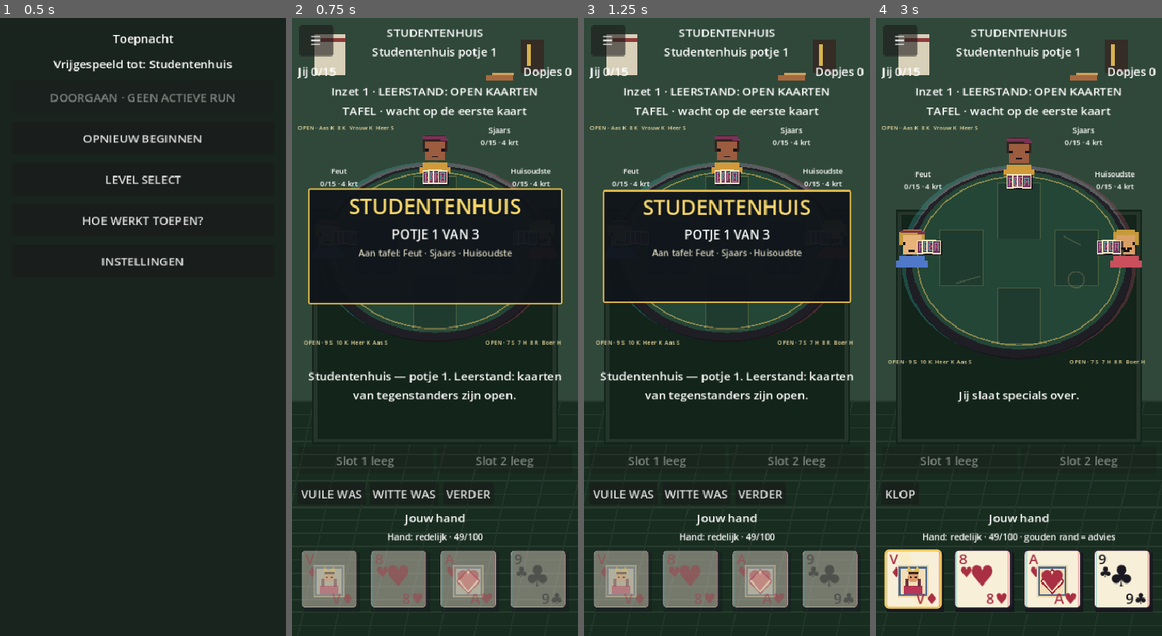
Above: before the commit, frames 1-4 (left to right).
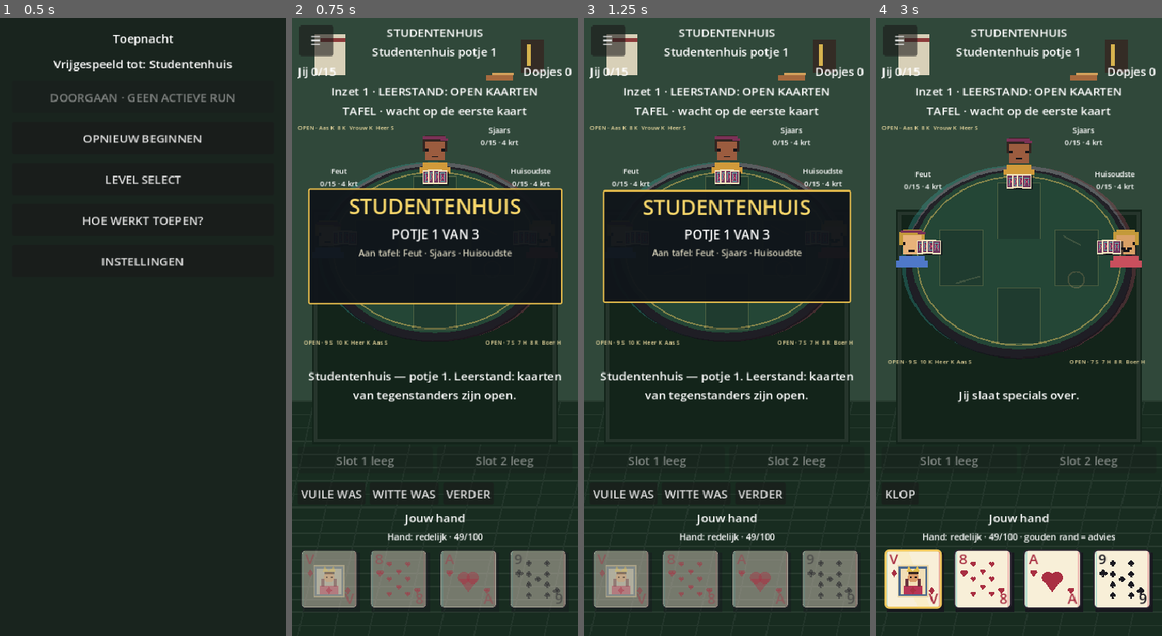
Above: after the commit, the same moments.

Repository: arnaudhfst33/toepnacht
Game: Godot game, scene res://scenes/menu.tscn
Same seed, same stepped clock (60 frames per second), same inputs: the game is played once before the commit and once after it.
Inputs:
- Up to frame 1 (0.5 s): no input
- Up to frame 2 (0.75 s): click "OPNIEUW BEGINNEN" at 0.5 s
- Up to frame 3 (1.25 s): no input
- Up to frame 4 (3 s): click "VUILE WAS" at 1.25 s; click "WITTE WAS" at 2 s; click "VERDER" at 2.75 s

Frame 1 is identical in both runs. In frame 2, 1.2% of the frame differs, in the area x 5-95%, y 87-95%; in frame 3, 1.2%; in frame 4, 1.4%.

Commit message:
Redraw card suits for mobile clarity

Diff:
--- a/scripts/ui/playing_card_face.gd
+++ b/scripts/ui/playing_card_face.gd
@@ -54,23 +54,22 @@
 	var ink := Color("a92f42") if _is_red() else Color("1a1921")
 	var font := get_theme_default_font()
 	var short_rank := _short_rank()
-	var suit := _suit_symbol()
 	var corner_size := clampi(int(size.x * 0.23), 13, 20)
-	var center_size := clampi(int(size.x * 0.5), 25, 40)
 	draw_string(font, face_rect.position + Vector2(7, 20), short_rank, HORIZONTAL_ALIGNMENT_LEFT, -1, corner_size, ink)
-	draw_string(font, face_rect.position + Vector2(8, 38), suit, HORIZONTAL_ALIGNMENT_LEFT, -1, corner_size, ink)
+	_draw_suit_icon(face_rect.position + Vector2(14, 32), clampf(face_rect.size.x * 0.07, 4.0, 6.0), ink)
 	if uses_picture_art():
-		_draw_picture_art(face_rect, ink, font, suit, center_size)
+		_draw_picture_art(face_rect, ink)
 	else:
-		draw_string(font, Vector2(face_rect.position.x, face_rect.position.y + face_rect.size.y * 0.62), suit, HORIZONTAL_ALIGNMENT_CENTER, face_rect.size.x, center_size, ink)
-	draw_string(font, Vector2(face_rect.position.x + 5, face_rect.end.y - 7), short_rank + suit, HORIZONTAL_ALIGNMENT_RIGHT, face_rect.size.x - 10, corner_size, ink)
+		_draw_pip_layout(face_rect, ink)
+	draw_string(font, Vector2(face_rect.position.x + 5, face_rect.end.y - 7), short_rank, HORIZONTAL_ALIGNMENT_RIGHT, face_rect.size.x - 10, corner_size, ink)
+	_draw_suit_icon(face_rect.end - Vector2(14, 25), clampf(face_rect.size.x * 0.065, 3.5, 5.5), ink)
 
 
 func uses_picture_art() -> bool:
-	return card != null and card.is_picture()
-
-
-func _draw_picture_art(face_rect: Rect2, ink: Color, font: Font, suit: String, suit_size: int) -> void:
+	return card != null and card.rank in [Card.Rank.JACK, Card.Rank.QUEEN, Card.Rank.KING]
+
+
+func _draw_picture_art(face_rect: Rect2, ink: Color) -> void:
 	var center := face_rect.get_center() + Vector2(0, 3)
 	var art_width := minf(face_rect.size.x * 0.58, 42.0)
 	var art_height := minf(face_rect.size.y * 0.54, 52.0)
@@ -78,18 +77,6 @@
 	draw_rect(art, Color("ead7aa"))
 	draw_rect(art.grow(-2), Color("4d6b8f"))
 	draw_rect(art.grow(-4), Color("f2dfb7"))
-
-	if card.rank == Card.Rank.ACE:
-		var diamond := PackedVector2Array([
-			center + Vector2(0, -art_height * 0.38),
-			center + Vector2(art_width * 0.36, 0),
-			center + Vector2(0, art_height * 0.38),
-			center + Vector2(-art_width * 0.36, 0),
-		])
-		draw_colored_polygon(diamond, Color("fff0c9"))
-		draw_polyline(PackedVector2Array([diamond[0], diamond[1], diamond[2], diamond[3], diamond[0]]), ink, 2.0)
-		draw_string(font, Vector2(art.position.x, center.y + suit_size * 0.32), suit, HORIZONTAL_ALIGNMENT_CENTER, art.size.x, suit_size, ink)
-		return
 
 	var skin := Color("d99a68")
 	var coat := Color("b73555") if _is_red() else Color("345d91")
@@ -127,6 +114,64 @@
 				head_center + Vector2(0, art_width * 0.27),
 				head_center + Vector2(art_width * 0.16, art_width * 0.1),
 			]), Color("654037"))
+	_draw_suit_icon(center + Vector2(0, art_height * 0.28), clampf(art_width * 0.13, 4.0, 6.0), ink)
+
+
+func _draw_pip_layout(face_rect: Rect2, ink: Color) -> void:
+	var center := face_rect.get_center() + Vector2(0, 2)
+	if card.rank == Card.Rank.ACE:
+		_draw_suit_icon(center, clampf(face_rect.size.x * 0.2, 9.0, 16.0), ink)
+		return
+	var normalized_positions: Array[Vector2] = []
+	var left := 0.34
+	var right := 0.66
+	match card.rank:
+		Card.Rank.SEVEN:
+			normalized_positions = [Vector2(left, 0.27), Vector2(right, 0.27), Vector2(0.5, 0.38), Vector2(left, 0.5), Vector2(right, 0.5), Vector2(left, 0.73), Vector2(right, 0.73)]
+		Card.Rank.EIGHT:
+			normalized_positions = [Vector2(left, 0.25), Vector2(right, 0.25), Vector2(0.5, 0.37), Vector2(left, 0.5), Vector2(right, 0.5), Vector2(0.5, 0.63), Vector2(left, 0.75), Vector2(right, 0.75)]
+		Card.Rank.NINE:
+			normalized_positions = [Vector2(left, 0.23), Vector2(right, 0.23), Vector2(left, 0.41), Vector2(right, 0.41), Vector2(0.5, 0.5), Vector2(left, 0.59), Vector2(right, 0.59), Vector2(left, 0.77), Vector2(right, 0.77)]
+		Card.Rank.TEN:
+			normalized_positions = [Vector2(left, 0.21), Vector2(right, 0.21), Vector2(0.5, 0.32), Vector2(left, 0.41), Vector2(right, 0.41), Vector2(left, 0.59), Vector2(right, 0.59), Vector2(0.5, 0.68), Vector2(left, 0.79), Vector2(right, 0.79)]
+	var pip_size := clampf(face_rect.size.x * 0.055, 3.2, 5.4)
+	for point in normalized_positions:
+		_draw_suit_icon(face_rect.position + Vector2(face_rect.size.x * point.x, face_rect.size.y * point.y), pip_size, ink)
+
+
+func _draw_suit_icon(center: Vector2, radius: float, ink: Color) -> void:
+	match card.suit:
+		Card.Suit.HEARTS:
+			draw_circle(center + Vector2(-radius * 0.38, -radius * 0.25), radius * 0.52, ink)
+			draw_circle(center + Vector2(radius * 0.38, -radius * 0.25), radius * 0.52, ink)
+			draw_colored_polygon(PackedVector2Array([
+				center + Vector2(-radius * 0.83, -radius * 0.12),
+				center + Vector2(radius * 0.83, -radius * 0.12),
+				center + Vector2(0, radius),
+			]), ink)
+		Card.Suit.DIAMONDS:
+			draw_colored_polygon(PackedVector2Array([
+				center + Vector2(0, -radius), center + Vector2(radius * 0.72, 0),
+				center + Vector2(0, radius), center + Vector2(-radius * 0.72, 0),
+			]), ink)
+		Card.Suit.CLUBS:
+			draw_circle(center + Vector2(0, -radius * 0.42), radius * 0.5, ink)
+			draw_circle(center + Vector2(-radius * 0.48, radius * 0.08), radius * 0.5, ink)
+			draw_circle(center + Vector2(radius * 0.48, radius * 0.08), radius * 0.5, ink)
+			draw_colored_polygon(PackedVector2Array([
+				center + Vector2(-radius * 0.18, radius * 0.15), center + Vector2(radius * 0.18, radius * 0.15),
+				center + Vector2(radius * 0.34, radius), center + Vector2(-radius * 0.34, radius),
+			]), ink)
+		Card.Suit.SPADES:
+			draw_colored_polygon(PackedVector2Array([
+				center + Vector2(0, -radius), center + Vector2(radius * 0.86, radius * 0.08),
+				center + Vector2(radius * 0.35, radius * 0.35), center,
+				center + Vector2(-radius * 0.35, radius * 0.35), center + Vector2(-radius * 0.86, radius * 0.08),
+			]), ink)
+			draw_colored_polygon(PackedVector2Array([
+				center + Vector2(-radius * 0.16, radius * 0.15), center + Vector2(radius * 0.16, radius * 0.15),
+				center + Vector2(radius * 0.34, radius), center + Vector2(-radius * 0.34, radius),
+			]), ink)
 
 
 func _short_rank() -> String:
@@ -151,19 +196,5 @@
 			return "?"
 
 
-func _suit_symbol() -> String:
-	match card.suit:
-		Card.Suit.HEARTS:
-			return "♥"
-		Card.Suit.DIAMONDS:
-			return "♦"
-		Card.Suit.CLUBS:
-			return "♣"
-		Card.Suit.SPADES:
-			return "♠"
-		_:
-			return "?"
-
-
 func _is_red() -> bool:
 	return card.suit == Card.Suit.HEARTS or card.suit == Card.Suit.DIAMONDS
--- a/tests/layout_tests.gd
+++ b/tests/layout_tests.gd
@@ -65,9 +65,11 @@
 
 func _test_picture_card_art() -> void:
 	var face := PlayingCardFace.new()
-	for rank in [Card.Rank.JACK, Card.Rank.QUEEN, Card.Rank.KING, Card.Rank.ACE]:
+	for rank in [Card.Rank.JACK, Card.Rank.QUEEN, Card.Rank.KING]:
 		face.configure(Card.new(Card.Suit.CLUBS, rank))
 		_expect(face.uses_picture_art(), "%s uses illustrated card art" % Card.new(Card.Suit.CLUBS, rank).rank_name())
+	face.configure(Card.new(Card.Suit.CLUBS, Card.Rank.ACE))
+	_expect(not face.uses_picture_art(), "ace uses a clear A and single suit pip")
 	face.configure(Card.new(Card.Suit.CLUBS, Card.Rank.TEN))
 	_expect(not face.uses_picture_art(), "number card keeps pip layout")
 	face.free()
